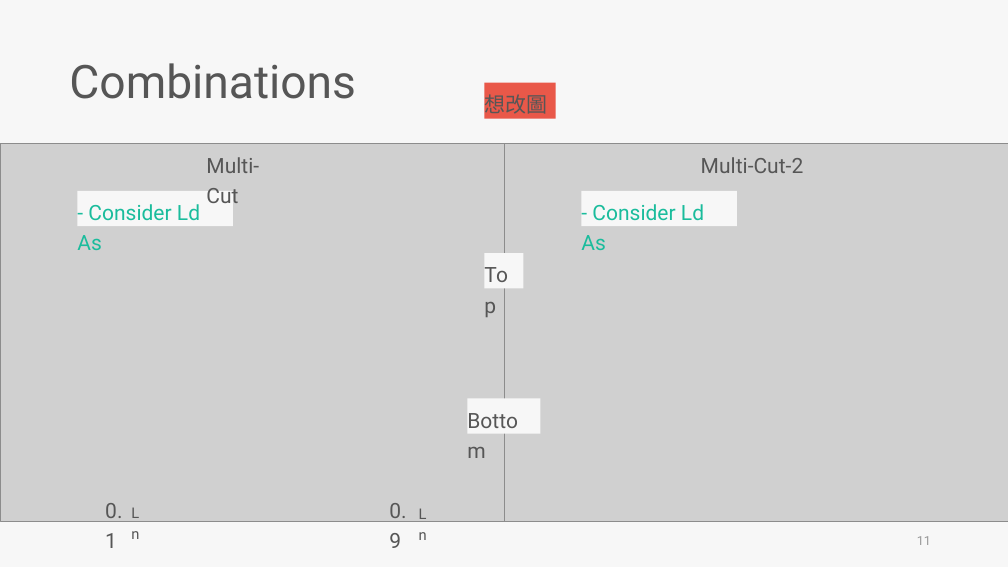
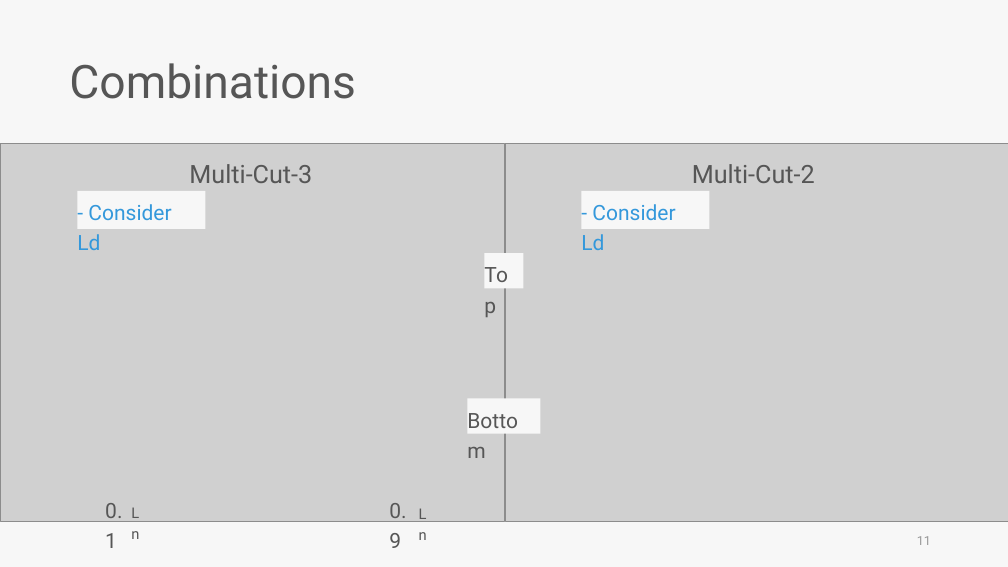
Before and after one commit to skyran1278/thesis, a slide deck: slide 11 of Meeting/20190523 Seminar/20190523 Seminar.pptx. Drawn at 1008x567 pixels with LibreOffice and Linux fonts; fonts in the diff are those of the drawing; grey boxes stand for pictures. Boxes give left, top, right and bottom in pixels: in the first picture for what was removed or moved away, otherwise in the second. Text is boxed around its words. In the diff, an @@ line names an element or a change of style, - is before the commit and + after.

```diff
--- a/Meeting/20190523 Seminar/20190523 Seminar.pptx
+++ b/Meeting/20190523 Seminar/20190523 Seminar.pptx
@@ rectangle removed at [485, 82, 556, 119] @@
-想改圖
@@ text "Multi-Cut-2": place and size @@
-text "Multi-Cut-2" at [701, 157, 804, 173]
+text "Multi-Cut-2" at [692, 164, 815, 183]
@@ text "Multi-Cut-2" at [692, 164, 815, 183]: size 20 to 24 pt @@
@@ text at [189, 164, 312, 183]: text changed; size 20 to 24 pt @@
-Multi-Cut
+Multi-Cut-3
@@ text in rectangle at [77, 204, 171, 250]: text changed; text colour #1ABC9C to #3498DB @@
-- Consider Ld As
+- Consider Ld
@@ rectangle "- Consider Ld": place and size @@
-rectangle "- Consider Ld" at [77, 191, 233, 226]
+rectangle "- Consider Ld" at [77, 191, 205, 228]
@@ text in rectangle at [581, 204, 675, 250]: text changed; text colour #1ABC9C to #3498DB @@
-- Consider Ld As
+- Consider Ld
@@ rectangle "- Consider Ld": place and size @@
-rectangle "- Consider Ld" at [582, 191, 737, 226]
+rectangle "- Consider Ld" at [582, 191, 709, 228]
```
Also in this commit, not shown: 4 other slides changed.
